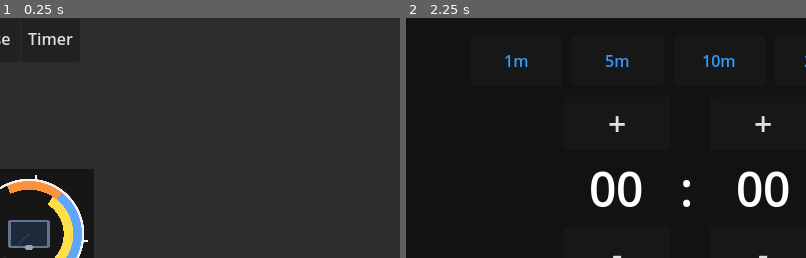
Above: before the commit, frames 1-2 (left to right).
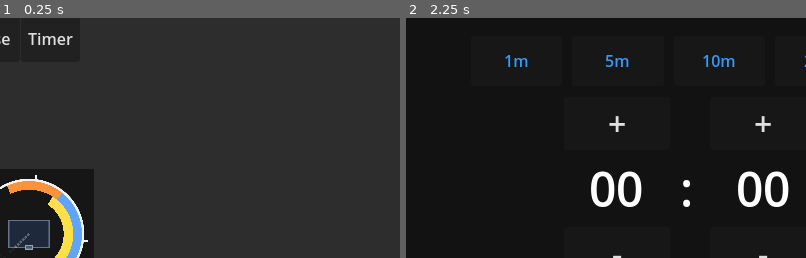
Above: after the commit, the same moments.

Repository: mattgrogan/PiDisplay
Game: Godot game, scene res://pi_display.tscn
Two runs of this game, one before a commit and one after it. Both use one fixed random seed, a clock stepped at 60 frames per second and the inputs below.
Inputs (mouse positions are % of the whole screen's width and height, from its top left):
- Up to frame 1 (0.25 s): no input
- Up to frame 2 (2.25 s): click (75, 12) at 0.5 s; click (51, 50) at 1.27 s; click "Timer" at 2 s
The pictures show only the part of the screen within x 5-55%, y 21-71%; the shares and areas given below are measured in that part.

The runs differ from the first frame. In frame 1, 0.2% of the frame differs, in the area x 2-13%, y 84-97%; in frame 2, nothing differs.

Commit message:
Updated solar chart design

Diff:
--- a/solar_chart_renderer.gd
+++ b/solar_chart_renderer.gd
@@ -93,55 +93,70 @@
 
 
 func _draw_house():
-	# The house is rotated -90 degrees in local space
-	# Combined with view_rotation, the west wall ends up horizontal
 	var house_angle = deg_to_rad(-90.0)
 	var hw = HOUSE_W / 2.0
 	var hh = HOUSE_H / 2.0
+	var stroke_half = 5.0  # half of visual stroke width (10.0)
 
-	# House corners (before rotation)
+	# Outer polygon (stroke layer) — expanded to create sharp-cornered border
+	var outer_local = [
+		Vector2(-hw - stroke_half, -hh - stroke_half),
+		Vector2(hw + stroke_half, -hh - stroke_half),
+		Vector2(hw + stroke_half, hh + stroke_half),
+		Vector2(-hw - stroke_half, hh + stroke_half)
+	]
+	var outer = PackedVector2Array()
+	for c in outer_local:
+		outer.append(c.rotated(house_angle))
+	draw_colored_polygon(outer, COLOR_HOUSE_STROKE)
+
+	# Inner polygon (fill layer)
 	var corners_local = [
 		Vector2(-hw, -hh),
 		Vector2(hw, -hh),
 		Vector2(hw, hh),
 		Vector2(-hw, hh)
 	]
-
-	# Rotate corners
 	var corners = PackedVector2Array()
 	for c in corners_local:
 		corners.append(c.rotated(house_angle))
-
-	# Fill
 	draw_colored_polygon(corners, COLOR_HOUSE_FILL)
 
-	# Stroke (draw edges)
-	for i in range(4):
-		draw_line(corners[i], corners[(i + 1) % 4], COLOR_HOUSE_STROKE, 10.0, true)
-
-	# Door: on the west (left in unrotated space) long wall, scaled with house
+	# Door: on the west (left in unrotated space) long wall
 	var door_local = [
 		Vector2(-hw - 7.0, -15.0),
 		Vector2(-hw - 7.0 + 10.0, -15.0),
 		Vector2(-hw - 7.0 + 10.0, -15.0 + 30.0),
 		Vector2(-hw - 7.0, -15.0 + 30.0)
 	]
+	var door_outer_local = [
+		Vector2(-hw - 7.0 - stroke_half, -15.0 - stroke_half),
+		Vector2(-hw - 7.0 + 10.0 + stroke_half, -15.0 - stroke_half),
+		Vector2(-hw - 7.0 + 10.0 + stroke_half, -15.0 + 30.0 + stroke_half),
+		Vector2(-hw - 7.0 - stroke_half, -15.0 + 30.0 + stroke_half)
+	]
+	var door_outer = PackedVector2Array()
+	for c in door_outer_local:
+		door_outer.append(c.rotated(house_angle))
+	draw_colored_polygon(door_outer, COLOR_DOOR_STROKE)
+
 	var door_corners = PackedVector2Array()
 	for c in door_local:
 		door_corners.append(c.rotated(house_angle))
-
 	draw_colored_polygon(door_corners, COLOR_DOOR_FILL)
-	for i in range(4):
-		draw_line(door_corners[i], door_corners[(i + 1) % 4], COLOR_DOOR_STROKE, 10.0, true)
 
 
 func _draw_sun():
 	var sun_pos = _az_to_xy(sun_azimuth, TODAY_CENTER_R)
 	var dim = 1.0 if sun_is_up else 0.3
 
-	# Dashed line from house center to sun
-	var dashed_color = Color(COLOR_SUN_DASHED, COLOR_SUN_DASHED.a * dim)
-	_draw_dashed_line(Vector2.ZERO, sun_pos, dashed_color, 10.0, 10.0, 6.0)
+	# Dashed line from center toward sun — 60% of circle radius, fully opaque
+	var line_end = sun_pos.normalized() * CIRCLE_RADIUS * 0.5
+	var line_color = Color(COLOR_SUN_DASHED, dim)
+	_draw_dashed_line(Vector2.ZERO, line_end, line_color, 10.0, 10.0, 6.0)
+
+	# Semi-transparent black circle behind sun for visibility
+	draw_circle(sun_pos, 36.0, Color(0, 0, 0, 0.5 * dim))
 
 	# 8 rays at 45 degree intervals
 	var ray_color = Color(COLOR_SUN_RAYS, COLOR_SUN_RAYS.a * dim)
